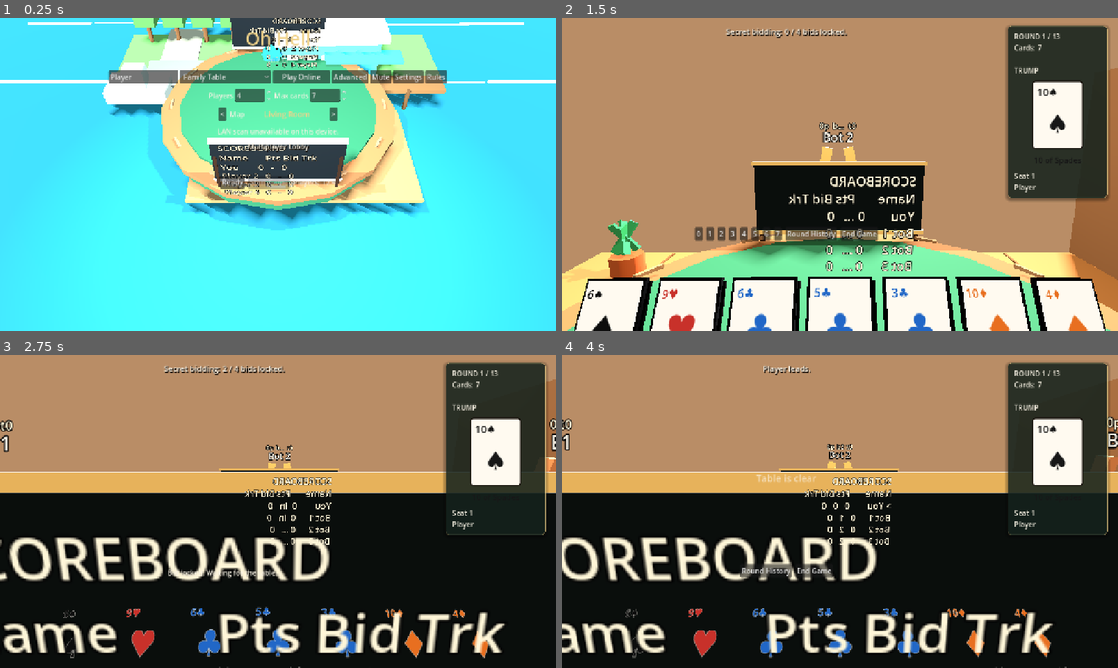
Above: before the commit, frames 1-4 (two rows, left to right).
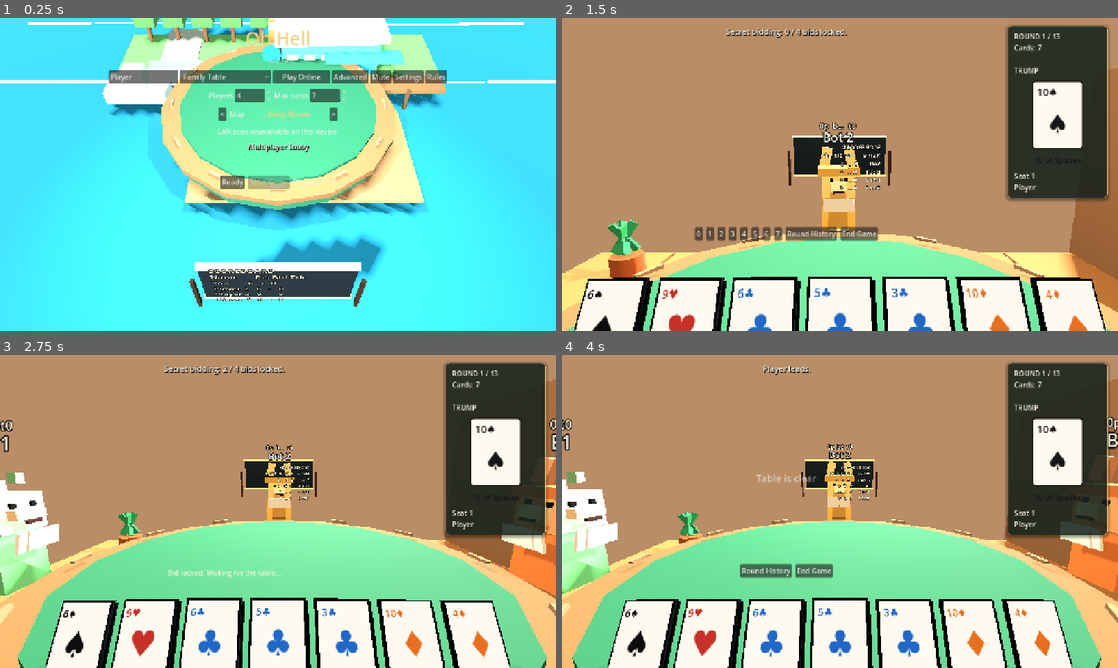
Above: after the commit, the same moments.

Repository: JordanOakFox/oh-hell-godot
Game: Godot game, scene res://scenes/main.tscn
Two runs of this game, one before a commit and one after it. Both use one fixed random seed, a clock stepped at 60 frames per second and the inputs below.
Inputs (mouse positions are in pixels of both pictures, inside the frame that each line leads up to):
- Up to frame 1 (0.25 s): no input
- Up to frame 2 (1.5 s): click "Ready" at 0.5 s; click "Start Game" at 1.25 s
- Up to frame 3 (2.75 s): click "0" at 2 s
- Up to frame 4 (4 s): tap Enter at 2.75 s; move the mouse to (962, 495) at 2.77 s; tap M at 2.85 s; click (962, 495) at 2.92 s; drag from (728, 527) to (812, 574) at 3.52 s

The runs differ from the first frame. In frame 1, 11% of the frame differs, in the area x 29-70%, y 0-93%; in frame 2, 10%; in frame 3, 57%; in frame 4, 57%, in the area x 0-100%, y 33-100%.

Commit message:
Move 3D scoreboards behind players

Diff:
--- a/scripts/main.gd
+++ b/scripts/main.gd
@@ -1,7 +1,7 @@
 extends Control
 
 const STARTING_NAMES := ["Player 1", "Player 2", "Player 3", "Player 4"]
-const GAME_VERSION := "0.2.13"
+const GAME_VERSION := "0.2.14"
 const ANIMAL_IDS := ["bunny", "lizard", "lion", "tiger", "bear", "fox", "dog", "cat"]
 const BOT_PERSONALITY_IDS := ["casual", "smart", "ruthless"]
 const BOT_PERSONALITY_NAMES := {
--- a/scripts/table_view_3d.gd
+++ b/scripts/table_view_3d.gd
@@ -562,8 +562,8 @@
 	scoreboard_root = Node3D.new()
 	scoreboard_root.name = "Scoreboards"
 	ship_root.add_child(scoreboard_root)
-	_make_scoreboard(Vector3(0, 1.03, -2.08), 180.0, "NorthScoreboard")
-	_make_scoreboard(Vector3(0, 1.03, 2.08), 0.0, "SouthScoreboard")
+	_make_scoreboard(Vector3(0, 1.32, -4.35), 180.0, "NorthScoreboard")
+	_make_scoreboard(Vector3(0, 1.32, 4.35), 0.0, "SouthScoreboard")
 
 func _make_scoreboard(position: Vector3, yaw_degrees: float, node_name: String) -> void:
 	var root := Node3D.new()
@@ -572,35 +572,35 @@
 	root.rotation_degrees.y = yaw_degrees
 	scoreboard_root.add_child(root)
 
-	var post_left := _box(Vector3(0.055, 0.82, 0.055), Color("#2a1a12"))
+	var post_left := _box(Vector3(0.05, 0.72, 0.05), Color("#2a1a12"))
 	post_left.position = Vector3(-1.04, -0.18, 0.035)
 	root.add_child(post_left)
-	var post_right := _box(Vector3(0.055, 0.82, 0.055), Color("#2a1a12"))
+	var post_right := _box(Vector3(0.05, 0.72, 0.05), Color("#2a1a12"))
 	post_right.position = Vector3(1.04, -0.18, 0.035)
 	root.add_child(post_right)
 
-	var panel := _box(Vector3(2.18, 0.86, 0.08), Color("#10161b"))
+	var panel := _box(Vector3(1.86, 0.74, 0.07), Color("#10161b"))
 	panel.position = Vector3(0, 0.08, 0)
 	root.add_child(panel)
-	var trim_top := _box(Vector3(2.24, 0.045, 0.1), Color("#f0d28a"))
-	trim_top.position = Vector3(0, 0.535, -0.005)
+	var trim_top := _box(Vector3(1.92, 0.04, 0.09), Color("#f0d28a"))
+	trim_top.position = Vector3(0, 0.475, -0.005)
 	root.add_child(trim_top)
-	var trim_bottom := _box(Vector3(2.24, 0.045, 0.1), Color("#f0d28a"))
-	trim_bottom.position = Vector3(0, -0.375, -0.005)
+	var trim_bottom := _box(Vector3(1.92, 0.04, 0.09), Color("#f0d28a"))
+	trim_bottom.position = Vector3(0, -0.315, -0.005)
 	root.add_child(trim_bottom)
 
 	var label := Label3D.new()
 	label.name = "Text"
 	label.text = "Scoreboard"
-	label.font_size = 28
-	label.pixel_size = 0.006
+	label.font_size = 24
+	label.pixel_size = 0.005
 	label.modulate = Color("#fff6d8")
 	label.outline_size = 5
 	label.outline_modulate = Color("#000000")
 	label.horizontal_alignment = HORIZONTAL_ALIGNMENT_LEFT
 	label.vertical_alignment = VERTICAL_ALIGNMENT_TOP
 	label.no_depth_test = true
-	label.position = Vector3(-0.99, 0.43, -0.055)
+	label.position = Vector3(-0.84, 0.36, -0.05)
 	root.add_child(label)
 
 func _build_jolly_roger() -> void:
Not shown, changed: export_presets.cfg
Not shown, changed: README.md
